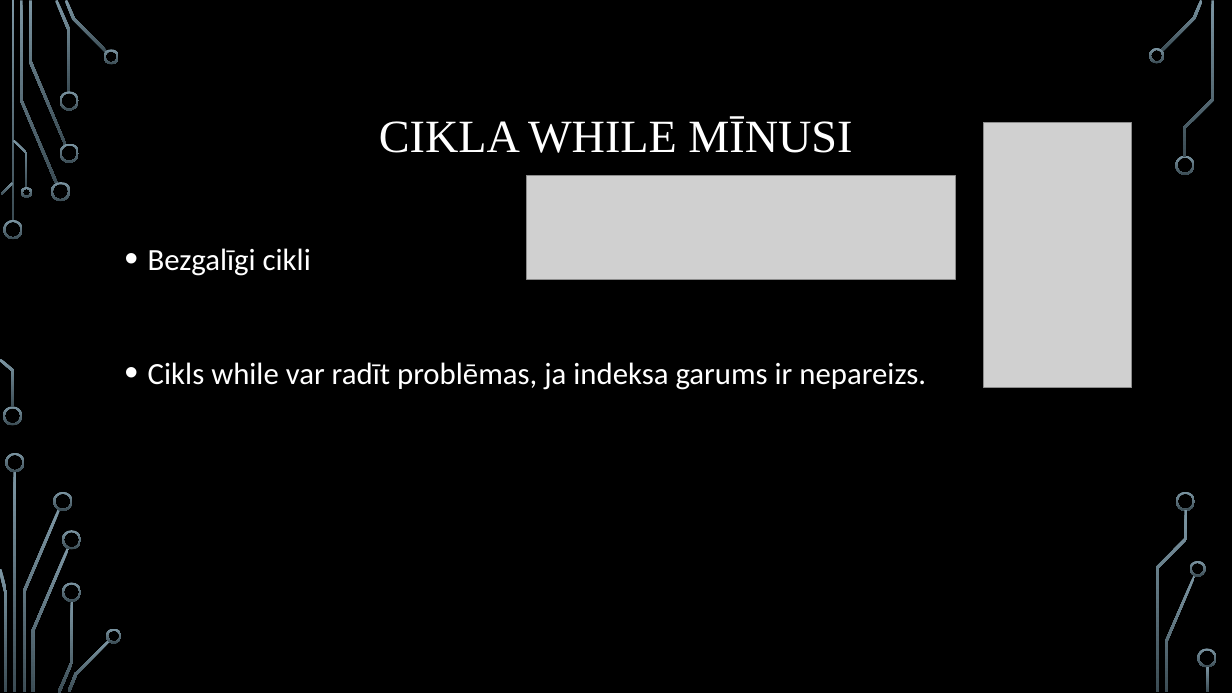
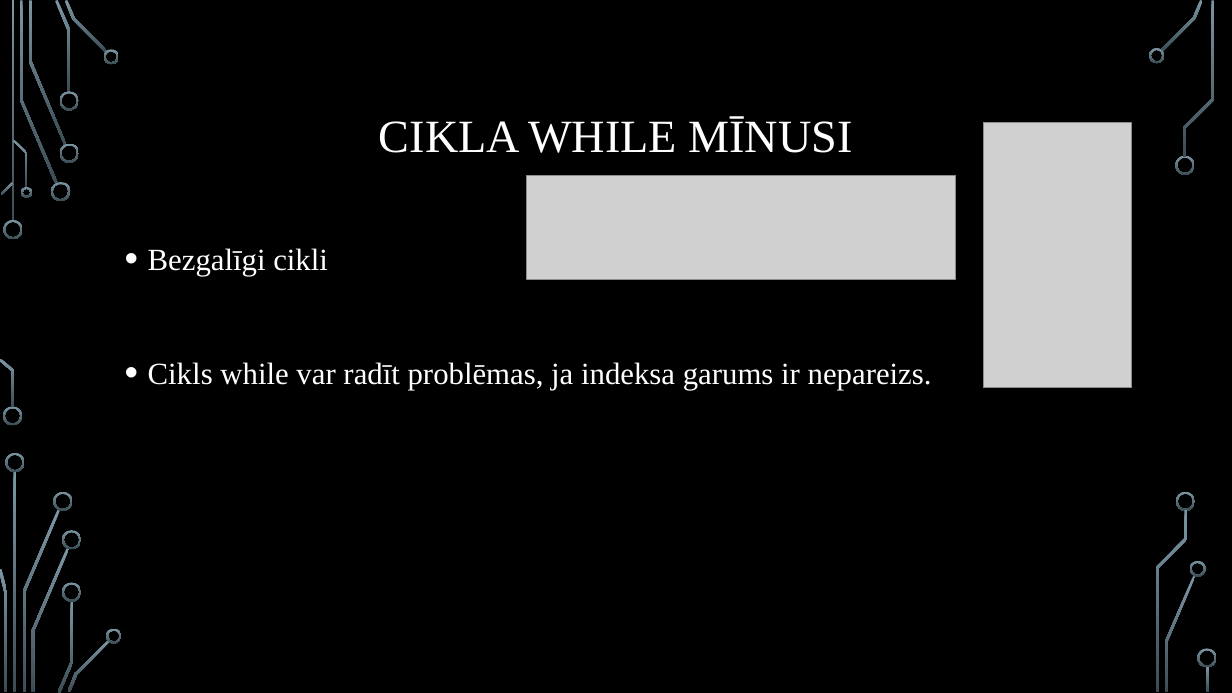
Before and after one commit to maks1k3/Bizjuks_Eksamens, a slide deck: slide 6 of Bizjuks_Eksamens.pptx. Drawn at 1232x693 pixels with LibreOffice and Linux fonts; fonts in the diff are those of the drawing; grey boxes stand for pictures; background and template pictures are left out. Boxes give left, top, right and bottom in pixels: in the first picture for what was removed or moved away, otherwise in the second. Text is boxed around its words. In the diff, an @@ line names an element or a change of style, - is before the commit and + after.

```diff
--- a/Bizjuks_Eksamens.pptx
+++ b/Bizjuks_Eksamens.pptx
@@ text "Bezgalīgi cikli" at (x1=148, y1=248, x2=932, y2=390): font Calibri to Times New Roman @@
```
Also in this commit, not shown: 4 other slides changed, 1 slide added, 1 other file.
